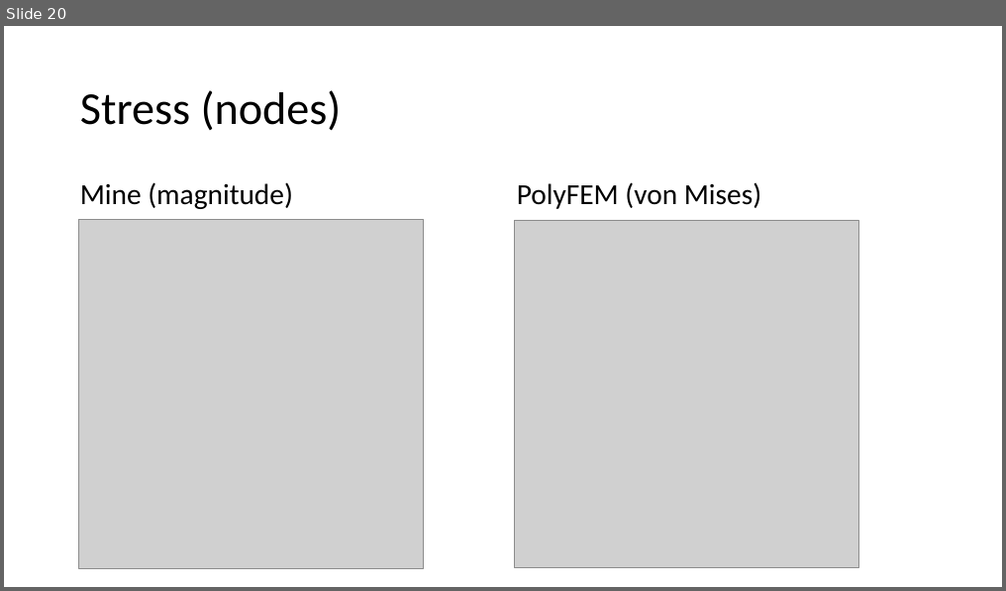
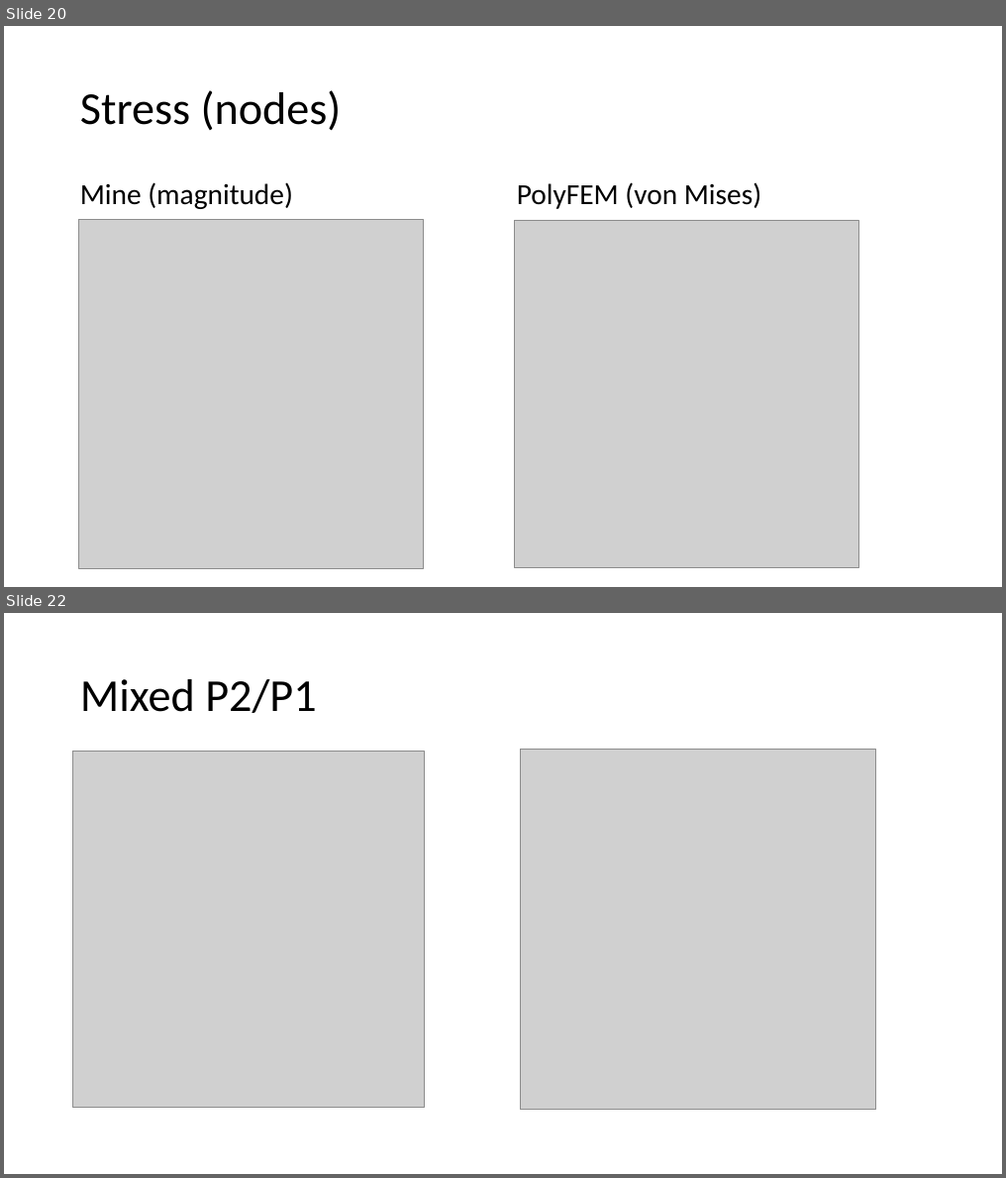
Before and after one commit to MihaiF/MixedVsQuadratic, a slide deck: CompressedBox/Comparisons/Quadratic vs.pptx. Shown one above the other, each under a label of ours: slide 20 before the commit, slides 20 and 22 after it; the slides between them are not shown. The pictures are 1006x591 and 1006x1178 pixels, drawn with LibreOffice and Linux fonts; fonts in the diff are those of the drawing; grey boxes stand for pictures. Boxes give left, top, right and bottom in pixels: in the first picture for what was removed or moved away, otherwise in the second. Text is boxed around its words. In the diff, an @@ line names an element or a change of style, - is before the commit and + after.

```diff
--- a/CompressedBox/Comparisons/Quadratic vs.pptx
+++ b/CompressedBox/Comparisons/Quadratic vs.pptx
@@ slide 22 added at [4, 613, 1002, 1174], background #FFFFFF @@
@@ title added at [80, 679, 316, 713], 44 pt, text #000000 @@
+Mixed P2/P1
@@ picture added at [73, 752, 425, 1108] @@
@@ picture added at [520, 750, 876, 1110] @@
```
Also in this commit, not shown: 4 slides changed, 1 other slide added, 9 other files.
